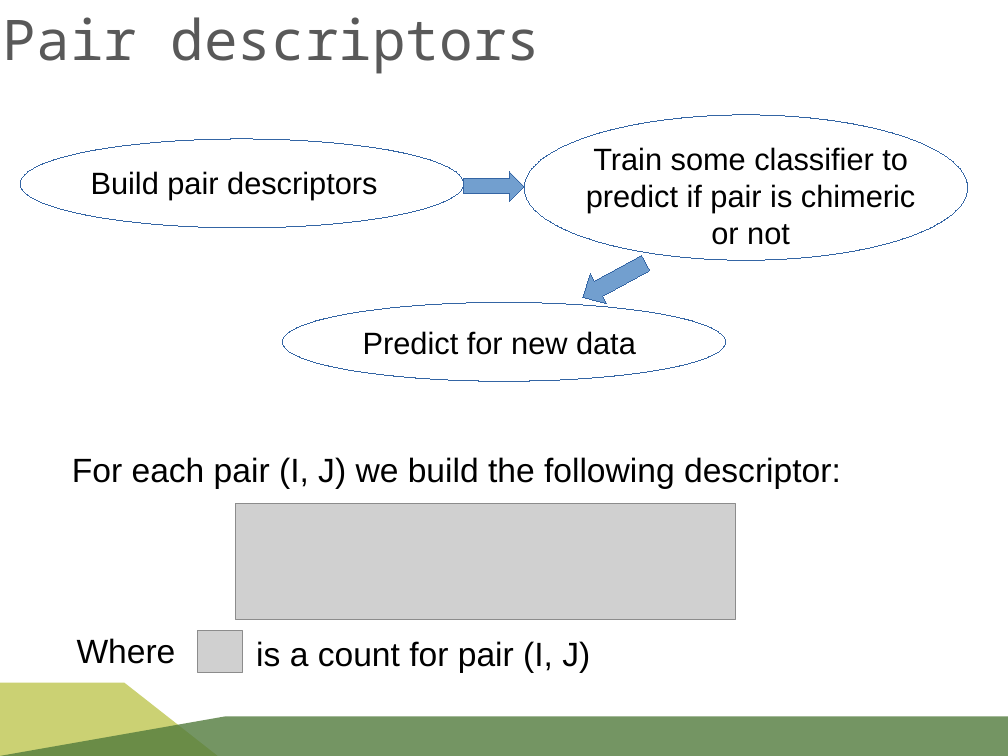
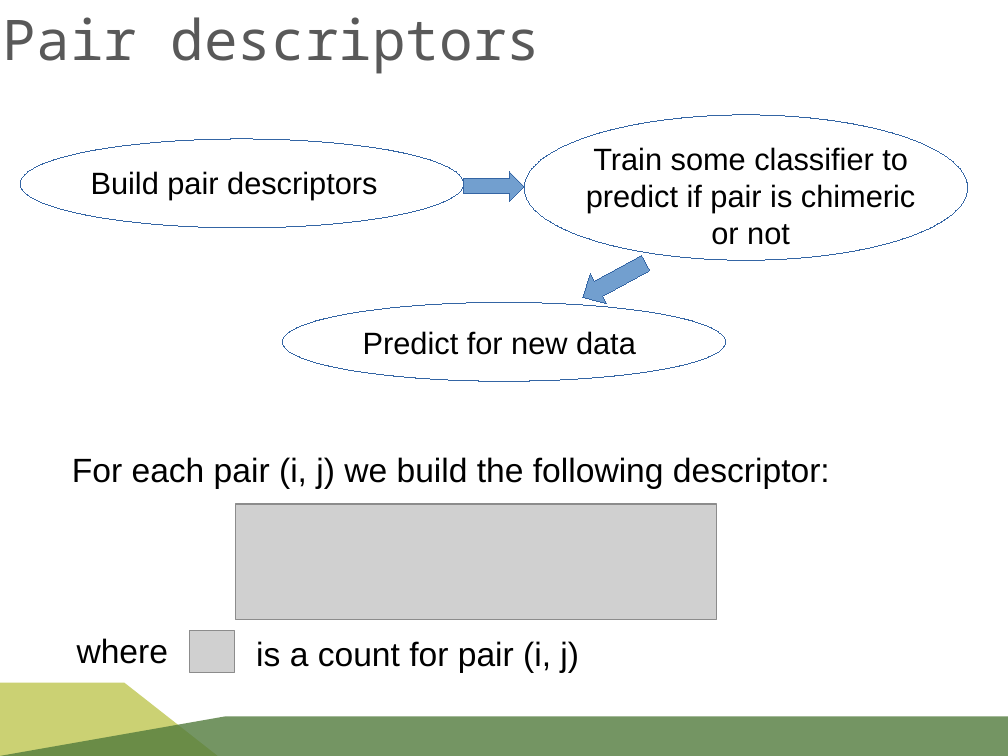
Before and after one commit to rykachevskiy/CRISPR, a slide deck: slide 24 of SK-MIT-CRISPR.odp (slide 23 before the commit). Drawn at 1008x756 pixels with LibreOffice and Linux fonts; fonts in the diff are those of the drawing; grey boxes stand for pictures; background and template pictures are left out. Boxes give left, top, right and bottom in pixels: in the first picture for what was removed or moved away, otherwise in the second. Text is boxed around its words. In the diff, an @@ line names an element or a change of style, - is before the commit and + after.

```diff
--- a/SK-MIT-CRISPR.odp
+++ b/SK-MIT-CRISPR.odp
@@ text at (x1=72, y1=457, x2=830, y2=489): text changed @@
-For each pair (I, J) we build the following descriptor:
+For each pair (i, j) we build the following descriptor:
@@ picture resized from (x1=235, y1=504, x2=736, y2=619) to (x1=235, y1=504, x2=717, y2=619) @@
@@ text at (x1=77, y1=638, x2=169, y2=664): text changed @@
-Where
+where
@@ picture moved from (x1=198, y1=631, x2=242, y2=673) to (x1=190, y1=631, x2=234, y2=673) @@
@@ text at (x1=256, y1=641, x2=579, y2=673): text changed @@
-is a count for pair (I, J)
+is a count for pair (i, j)
```
Also in this commit, not shown: 13 other slides changed, 6 slides added, 3 slides removed, 6 other files.
